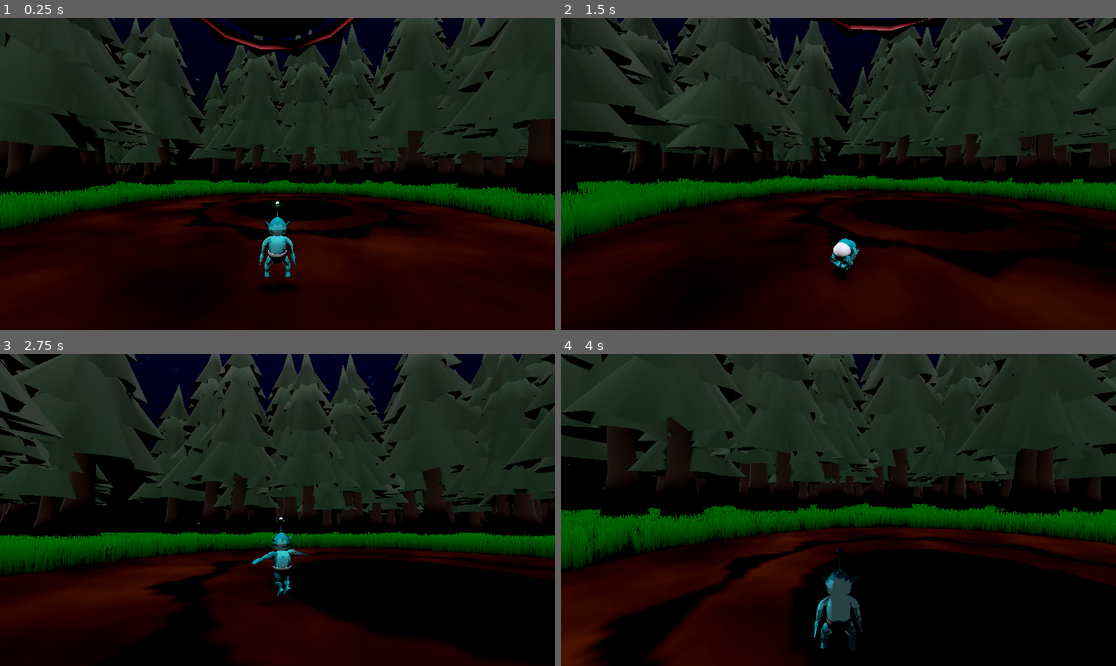
Above: before the commit, frames 1-4 (two rows, left to right).
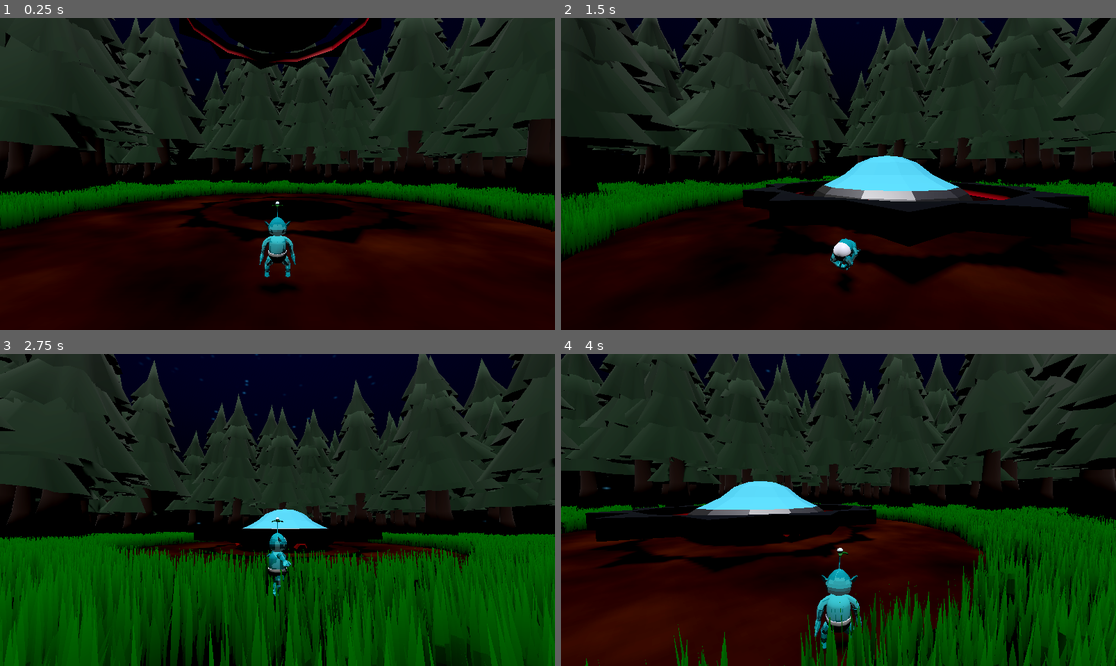
Above: after the commit, the same moments.

Repository: Mushroom-Queen/AlienBaby
Game: Godot game, scene res://level.tscn
Two runs of this game, one before a commit and one after it. Both use one fixed random seed, a clock stepped at 60 frames per second and the inputs below.
Inputs (mouse positions are in pixels of both pictures, inside the frame that each line leads up to):
- Up to frame 1 (0.25 s): no input
- Up to frame 2 (1.5 s): tap Enter (ui_accept) at 0.5, 0.77 s; move the mouse to (866, 174) at 0.52 s; hold W (forward) from 0.53 s (still down); click (866, 174) at 0.6 s; move the mouse to (810, 174) at 1.27 s; tap Space (roll) at 1.35 s
- Up to frame 3 (2.75 s): keep holding W (forward); tap Enter (ui_accept) at 1.52 s; move the mouse to (288, 503) at 2.02 s; hold Middle mouse button (spin) from 2.03 s (still down)
- Up to frame 4 (4 s): keep holding W (forward); move the mouse to (832, 516) at 2.77 s; release Middle mouse button (spin) at 2.78 s; tap Mouse wheel down (zoom_in) at 2.85 s; tap Enter (ui_accept) at 3.02, 3.77 s; move the mouse to (877, 513) at 3.52 s; hold Mouse wheel up (zoom_out) from 3.53 s (still down)

The runs differ from the first frame. In frame 1, 2.7% of the frame differs, in the area x 32-75%, y 0-73%; in frame 2, 19%; in frame 3, 56%, in the area x 0-100%, y 0-100%; in frame 4, 47%.

Commit message:
Switch to logic based bad guy

Diff:
--- a/enemy_boss_ship.gd
+++ b/enemy_boss_ship.gd
@@ -4,12 +4,14 @@
 @onready var rim = $core/joint/rim
 @onready var joint = $core/joint
 
+const push_multiplier = 10
+
 var world
 var player
+var rim_angular_velocity = 3
 
 # Called when the node enters the scene tree for the first time.
 func _ready() -> void:
-	rim.angular_velocity.y = 1
 	world = find_world()
 	player = world.get_node_or_null("player")
 
@@ -25,5 +27,30 @@
 func _physics_process(delta: float) -> void:
 	core.rotation = core.rotation.lerp(Vector3(0,0,0), delta)
 # Called every frame. 'delta' is the elapsed time since the previous frame.
+
+
+func push_player() -> void:
+	if not player:
+		return
+
+	var push_direction = (player.global_position - rim.global_position).normalized()
+
+
+	var push_force = rim_angular_velocity * push_multiplier
+
+	if player is RigidBody3D:
+		player.apply_impulse(push_direction * push_force)
+	elif "velocity" in player:
+		player.velocity += push_direction * push_force
+
+func rotate_rim(delta):
+	joint.rotate_y(rim_angular_velocity * delta)
+
+
 func _process(delta: float) -> void:
-	pass
+	rotate_rim(delta)
+	if rim.area_entered:
+		if player in rim.get_overlapping_bodies():
+			print("Player hit")
+			push_player()
+			player.hurt()
--- a/enemy_boss_ship.tscn
+++ b/enemy_boss_ship.tscn
@@ -16,7 +16,6 @@
 
 [node name="core" type="RigidBody3D" parent="."]
 mass = 1000.0
-gravity_scale = 0.01
 
 [node name="CollisionShape3D" type="CollisionShape3D" parent="core"]
 transform = Transform3D(1, 0, 0, 0, 1, 0, 0, 0, 1, 0, 0.201879, 0)
@@ -43,14 +42,9 @@
 [node name="L4" parent="core/enemy_boss_ship" index="5"]
 material_override = ExtResource("2_5bbej")
 
-[node name="joint" type="PinJoint3D" parent="core"]
-node_a = NodePath("..")
-node_b = NodePath("rim")
+[node name="joint" type="Node3D" parent="core"]
 
-[node name="rim" type="RigidBody3D" parent="core/joint"]
-mass = 500.0
-gravity_scale = 0.0
-constant_torque = Vector3(0, 1000, 0)
+[node name="rim" type="Area3D" parent="core/joint"]
 
 [node name="enemy_boss_ship" parent="core/joint/rim" instance=ExtResource("1_c2iaj")]
 transform = Transform3D(0.35, 0, 0, 0, 0.35, 0, 0, 0, 0.35, 0, 0, 0)
--- a/player.gd
+++ b/player.gd
@@ -40,10 +40,12 @@
 const SPIN_ANGULAR_DAMP = 1.0
 const MAX_ANGULAR_VELOCITY = 40.0
 const SPIN_RESET_TIME = 2.0
+const CANT_TOUCH_THIS_TIME = .5
 
 enum ActionState {IDLE, WALK, ROLL, ATTACK, SPIN}
 
 var life = 4
+var hurt_counter = 0
 var life_rendered = 4
 var dizziness = 0
 var action_state = ActionState.IDLE
@@ -105,6 +107,17 @@
 		spring_arm.rotation.z = move_toward(spring_arm.rotation.z, 0.0, delta * 2.0)
 
 	spring_arm.position = spring_arm.position.lerp(offset, CAMERA_LERP_SPEED)
+
+func hurt():
+	if hurt_counter > 0:
+		print("Can't touch this")
+		return
+	hurt_counter = CANT_TOUCH_THIS_TIME
+	life -= 1
+
+func update_hurt_counter(delta):
+	if hurt_counter > 0:
+		hurt_counter -= delta
 
 func _unhandled_input(event):
 	if Input.is_action_just_pressed("quit"):
@@ -205,7 +218,7 @@
 	if action_state == ActionState.ATTACK:
 		var lerp_to_1 = lerpf(animation_tree.get("parameters/shooting/blend_amount"), 1.0, state.step * 20)
 		animation_tree.set("parameters/shooting/blend_amount", lerp_to_1)
-		armature.rotation.y = spring_arm_pivot.rotation.y
+		armature.rotation.y = spring_arm_pivot.rotation.y + PI
 		state.apply_central_force(direction * MOVEMENT_FORCE * 0.5)
 	elif is_spinning:
 		state.apply_central_force(direction * MOVEMENT_FORCE * 0.2)
@@ -254,3 +267,4 @@
 	collision_right.global_position = arm_bone_right.global_position
 	collision_right.global_rotation = arm_bone_right.global_rotation
 	update_camera(delta)
+	update_hurt_counter(delta)
--- a/player.tscn
+++ b/player.tscn
@@ -95,39 +95,39 @@
 
 [node name="Skeleton3D" parent="player/Armature" index="0"]
 transform = Transform3D(-1, 0, -8.74228e-08, 0, 1, 0, 8.74228e-08, 0, -1, 0, 0, 0)
-bones/0/position = Vector3(0, 0.155405, 0)
-bones/0/rotation = Quaternion(0, 0.014187, 0, 0.999899)
-bones/1/rotation = Quaternion(-0.000340994, 3.24957e-06, 0.0106364, 0.999943)
+bones/0/position = Vector3(0, 0.168257, 0)
+bones/0/rotation = Quaternion(0, 0.0764797, 0, 0.997071)
+bones/1/rotation = Quaternion(-0.000340797, -1.23117e-05, 0.0562534, 0.998417)
 bones/2/rotation = Quaternion(0.000340939, -6.91616e-06, -0.000231822, 1)
 bones/3/rotation = Quaternion(3.64557e-23, -1.59801e-22, 5.49072e-12, 1)
 bones/5/position = Vector3(0.0642403, 0.216765, 1.53161e-08)
-bones/5/rotation = Quaternion(0.666465, 0.264835, -0.655639, 0.236271)
+bones/5/rotation = Quaternion(0.685882, 0.325869, -0.627542, 0.171947)
 bones/6/rotation = Quaternion(0.287239, -1.65125e-07, -1.36703e-07, 0.957859)
 bones/7/position = Vector3(0.0559364, 0.0181487, -0.000727577)
-bones/7/rotation = Quaternion(0.0172489, 0.252075, 0.923361, -0.289077)
+bones/7/rotation = Quaternion(-0.0527232, 0.390804, 0.885878, -0.244361)
 bones/7/scale = Vector3(1, 1, 1)
-bones/8/rotation = Quaternion(-0.370632, 0.0692735, -0.268117, 0.886536)
+bones/8/rotation = Quaternion(-0.336347, 0.0708724, -0.243316, 0.906998)
 bones/8/scale = Vector3(1, 1, 1)
-bones/9/rotation = Quaternion(0.686517, -0.00753565, -0.0198336, 0.726804)
+bones/9/rotation = Quaternion(0.563455, -0.0707927, -0.0176194, 0.822919)
 bones/9/scale = Vector3(1, 1, 1)
 bones/10/position = Vector3(-0.0642403, 0.216765, -1.53161e-08)
-bones/10/rotation = Quaternion(0.654466, -0.233332, 0.6675, 0.267721)
+bones/10/rotation = Quaternion(0.619939, -0.156245, 0.689629, 0.34011)
 bones/11/rotation = Quaternion(0.287239, 1.63435e-07, 1.31067e-07, 0.957859)
 bones/11/scale = Vector3(1, 1, 1)
 bones/12/position = Vector3(-0.0562189, 0.0170301, 0.00171231)
-bones/12/rotation = Quaternion(-0.0502887, 0.180244, 0.940408, 0.28393)
+bones/12/rotation = Quaternion(-0.130556, 0.0429511, 0.968622, 0.207077)
 bones/12/scale = Vector3(1, 1, 1)
-bones/13/rotation = Quaternion(-0.339946, -0.0769958, 0.246691, 0.904241)
+bones/13/rotation = Quaternion(-0.1371, -0.0836164, 0.0994905, 0.981995)
 bones/13/scale = Vector3(1, 1, 1)
-bones/14/rotation = Quaternion(0.709141, 0.00590969, 0.0283596, 0.704471)
+bones/14/rotation = Quaternion(0.648582, 0.0629361, 0.0807269, 0.754231)
 bones/14/scale = Vector3(1, 1, 1)
 bones/15/position = Vector3(0.102575, 0.112612, 0.259392)
 bones/15/scale = Vector3(1, 1, 1)
-bones/16/position = Vector3(0.104547, 0.0379239, 0.0126879)
+bones/16/position = Vector3(0.104547, 0.0592877, 0.0483858)
 bones/16/rotation = Quaternion(-0.00875622, 0.70983, -0.704263, 0.00882544)
 bones/17/position = Vector3(-0.102575, 0.112612, 0.259392)
 bones/17/scale = Vector3(1, 1, 1)
-bones/18/position = Vector3(-0.104547, 0.0327728, 0.00410445)
+bones/18/position = Vector3(-0.104547, 0.0329498, 0.00448301)
 bones/18/rotation = Quaternion(0.00875622, 0.70983, -0.704263, -0.00882544)
 
 [node name="body" parent="player/Armature/Skeleton3D" index="0"]
@@ -179,7 +179,7 @@
 material_override = ExtResource("3_l1lie")
 
 [node name="leafs" type="BoneAttachment3D" parent="player/Armature/Skeleton3D" index="20"]
-transform = Transform3D(0.999381, -0.0207997, 0.0283848, 0.020808, 0.999783, 2.87856e-07, -0.0283787, 0.000590345, 0.999597, -0.00588817, 0.683614, 5.45564e-05)
+transform = Transform3D(0.982096, -0.110559, 0.152525, 0.111868, 0.993723, 1.54665e-06, -0.151568, 0.0170611, 0.9883, -0.0309671, 0.694768, 0.00466488)
 bone_name = "leafs"
 bone_idx = 4
 
@@ -200,12 +200,12 @@
 transform = Transform3D(1.49012e-08, -3.52156e-09, -1, 0, 1, -2.32831e-10, 1, 0, 1.11759e-08, 0, 0, 0)
 
 [node name="left_arm" type="BoneAttachment3D" parent="player/Armature/Skeleton3D" index="21"]
-transform = Transform3D(-0.0283451, 0.140151, -0.989724, 0.0431887, -0.989026, -0.141289, -0.998665, -0.0467498, 0.021981, 0.125846, 0.302487, -0.00658537)
+transform = Transform3D(-0.148379, 0.104859, -0.983356, 0.231208, -0.963126, -0.137589, -0.961523, -0.247775, 0.118664, 0.122049, 0.317164, -0.0351515)
 bone_name = "lowerarm.l"
 bone_idx = 6
 
 [node name="right_arm" type="BoneAttachment3D" parent="player/Armature/Skeleton3D" index="22"]
-transform = Transform3D(0.0283319, -0.139904, 0.98976, 0.051992, -0.988611, -0.14123, 0.998246, 0.0554608, -0.0207355, -0.125829, 0.302516, 0.00719913)
+transform = Transform3D(0.146614, -0.0981911, 0.984308, 0.275375, -0.951675, -0.135953, 0.950091, 0.290987, -0.11249, -0.121579, 0.317971, 0.038196)
 bone_name = "lowerarm.r"
 bone_idx = 11
 
